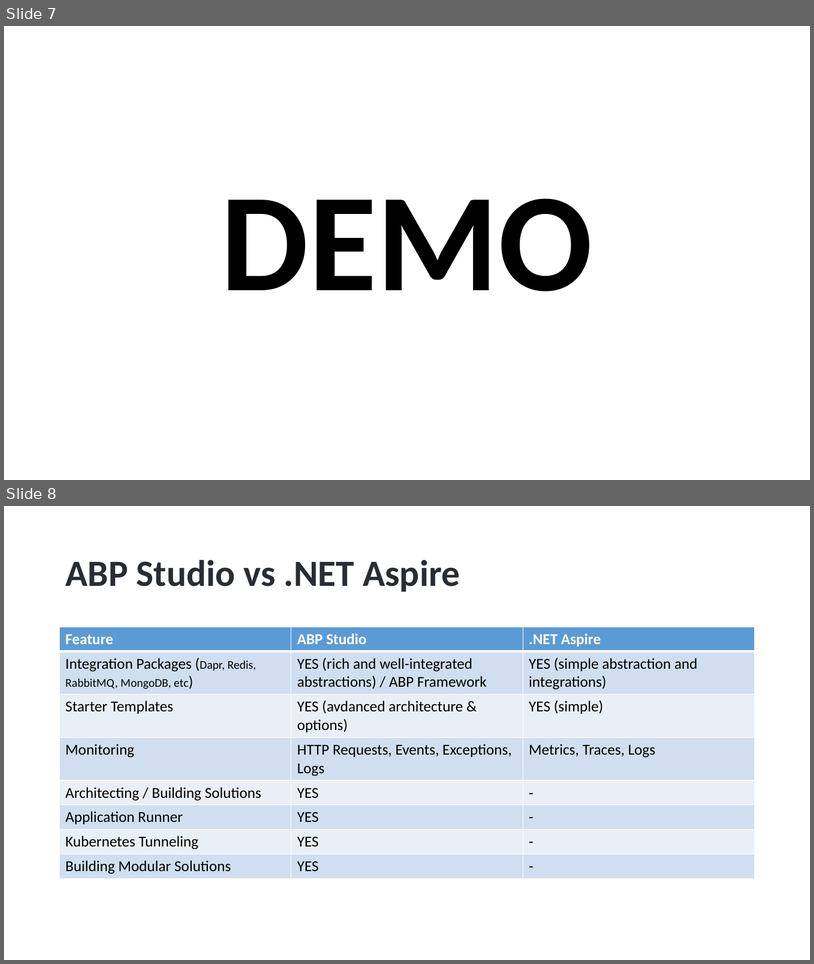
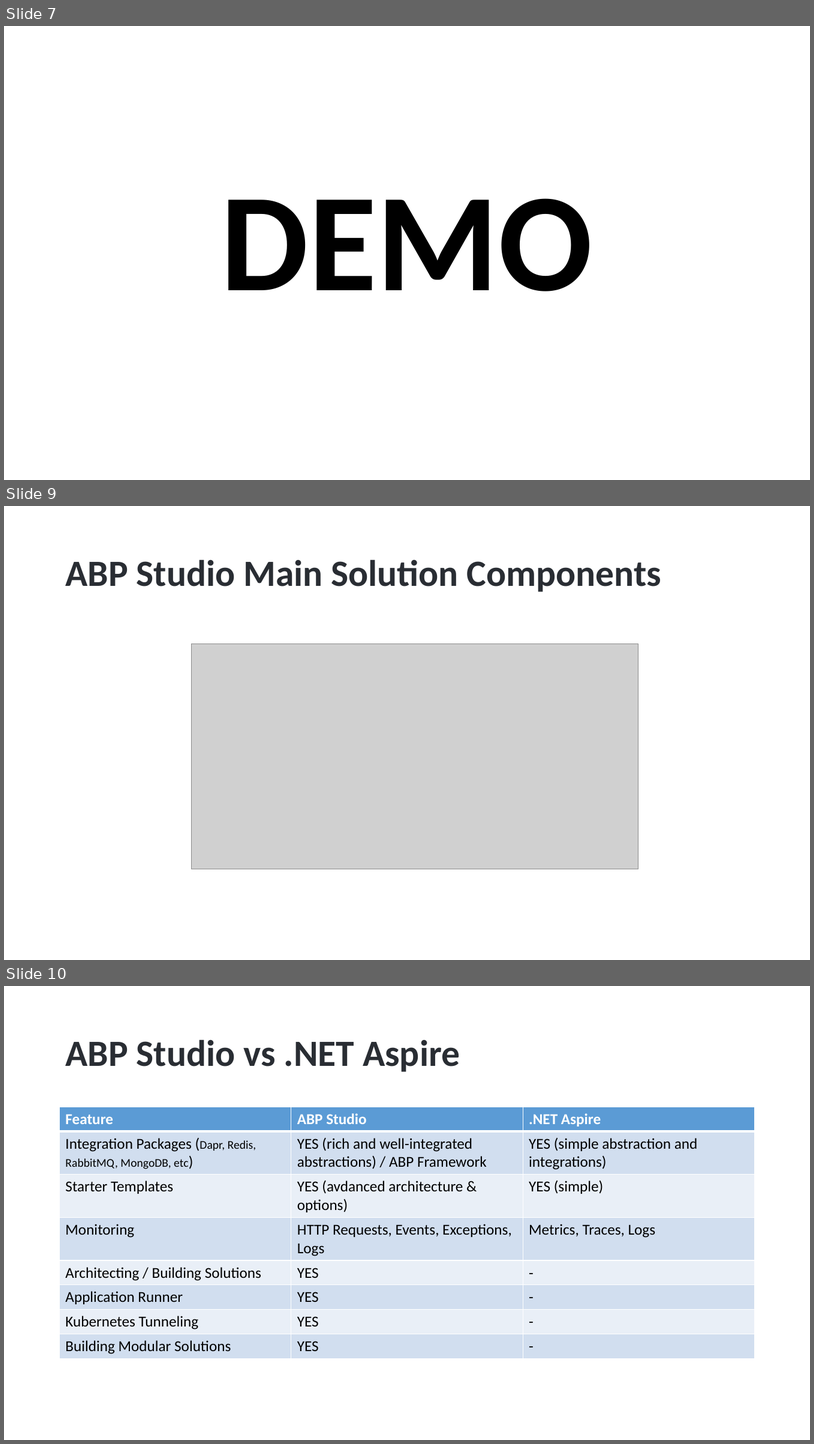
Before and after one commit to hikalkan/presentations, a slide deck: 2024-08-15 ABP Community Talks 2024.4/ABP Studio - The Missing Tool for Dotnet Developers.pptx. Shown one above the other, each under a label of ours: slides 7 and 8 before the commit, slides 7, 9 and 10 after it; the slides between them are not shown. The pictures are 814x964 and 814x1444 pixels, drawn with LibreOffice and Linux fonts; fonts in the diff are those of the drawing; grey boxes stand for pictures; background and template pictures are left out. Boxes give left, top, right and bottom in pixels: in the first picture for what was removed or moved away, otherwise in the second. Text is boxed around its words. In the diff, an @@ line names an element or a change of style, - is before the commit and + after.

```diff
--- a/2024-08-15 ABP Community Talks 2024.4/ABP Studio - The Missing Tool for Dotnet Developers.pptx
+++ b/2024-08-15 ABP Community Talks 2024.4/ABP Studio - The Missing Tool for Dotnet Developers.pptx
@@ slide 9 added at [4,506,810,960], background picture (left out) @@
@@ title added at [65,559,662,592], 44 pt, text #292D33, bold @@
+ABP Studio Main Solution Components
@@ picture added at [192,644,639,869] @@
@@ what was slide 8 is now slide 10 @@
```
Also in this commit, not shown: 1 other slide added.
